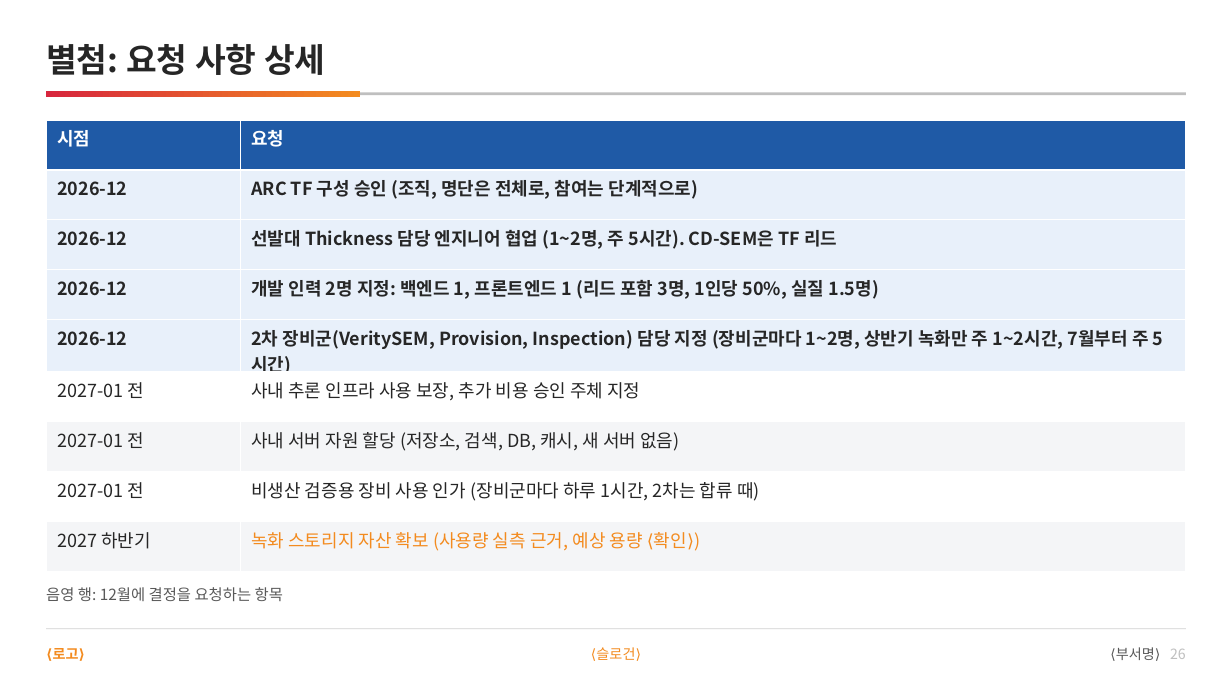
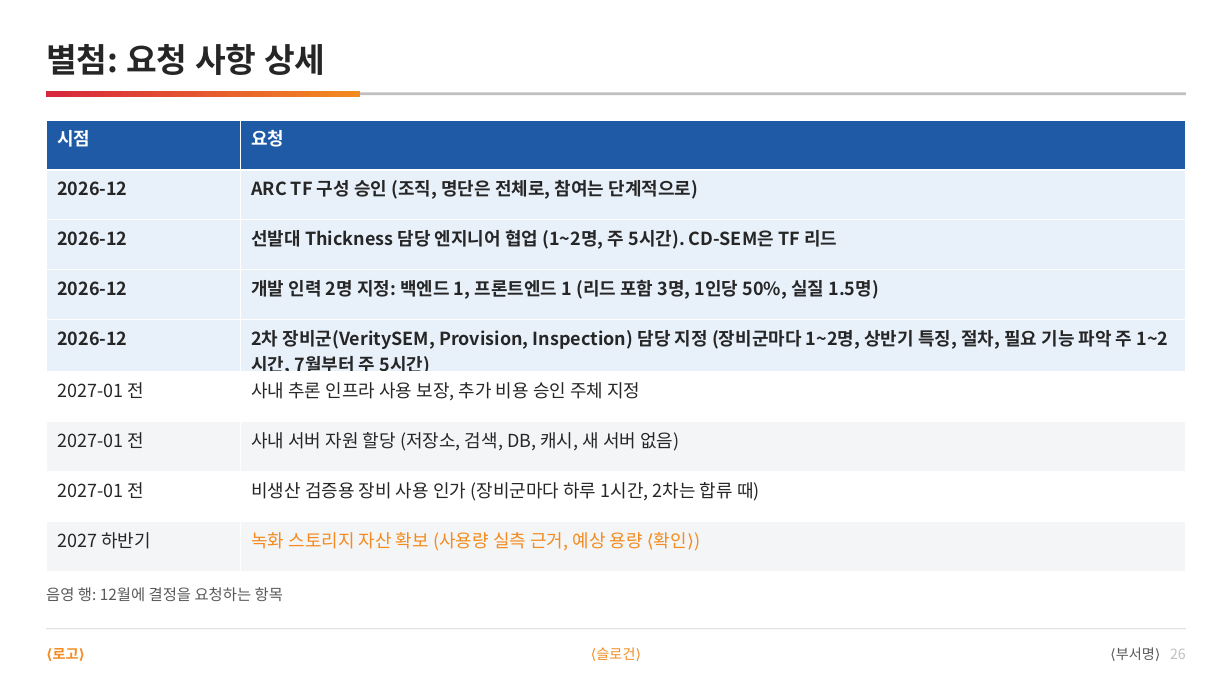
Before and after one commit to DarrenKoi/pm_notes, a slide deck: slide 26 of my-task/arc-tf/deliverables/arc-tf-team-full.pptx. Drawn at 1232x693 pixels with LibreOffice and Linux fonts; fonts in the diff are those of the drawing. Boxes give left, top, right and bottom in pixels: in the first picture for what was removed or moved away, otherwise in the second. Text is boxed around its words. In the diff, an @@ line names an element or a change of style, - is before the commit and + after.

```diff
--- a/my-task/arc-tf/deliverables/arc-tf-team-full.pptx
+++ b/my-task/arc-tf/deliverables/arc-tf-team-full.pptx
@@ table at (46,120,1186,569) @@
-row 5, column 2: 2차 장비군(VeritySEM, Provision, Inspection) 담당 지정 (장비군마다 1~2명, 상반기 녹화만 주 1~2시간, 7월부터 주 5시간)
+row 5, column 2: 2차 장비군(VeritySEM, Provision, Inspection) 담당 지정 (장비군마다 1~2명, 상반기 특징, 절차, 필요 기능 파악 주 1~2시간, 7월부터 주 5시간)
```
Also in this commit, not shown: 5 other slides changed, 13 other files.
